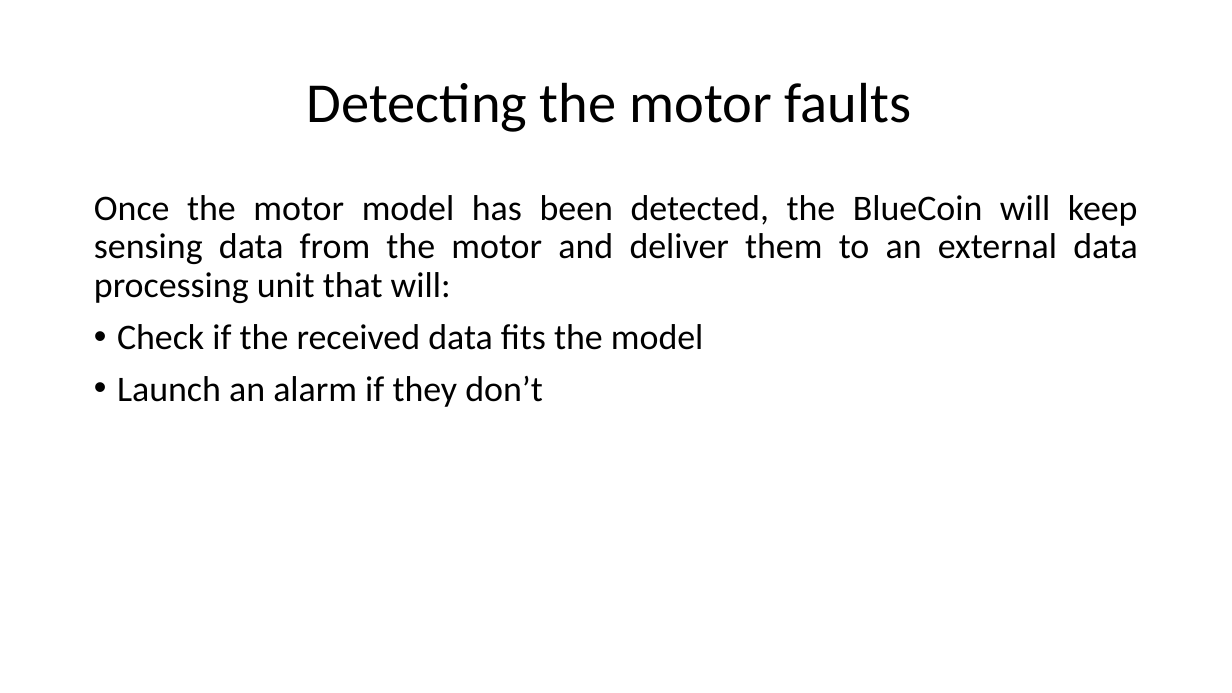
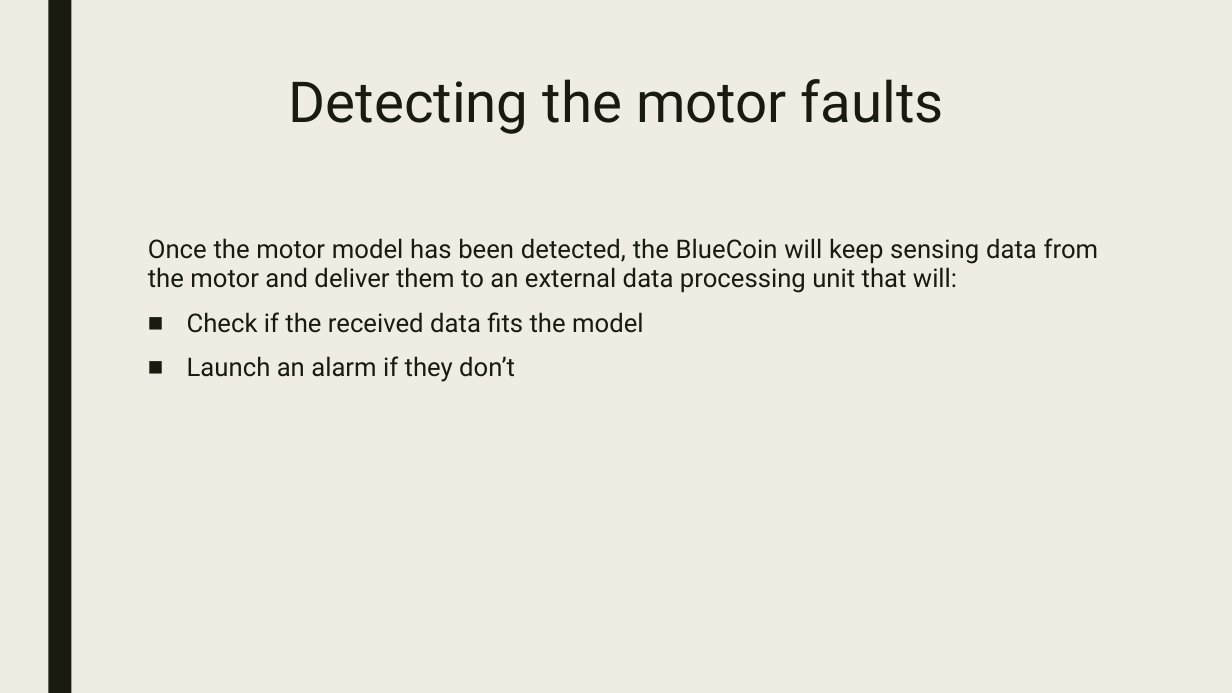
Before and after one commit to urzino/FanMonitoringBlueCoin, a slide deck: slide 7 of Pervasive_presentation_Milestone1_group8.pptx. Drawn at 1232x693 pixels with LibreOffice and Linux fonts; fonts in the diff are those of the drawing. Boxes give left, top, right and bottom in pixels: in the first picture for what was removed or moved away, otherwise in the second. Text is boxed around its words. In the diff, an @@ line names an element or a change of style, - is before the commit and + after.

```diff
--- a/Pervasive_presentation_Milestone1_group8.pptx
+++ b/Pervasive_presentation_Milestone1_group8.pptx
@@ background #FFFFFF to #EFEDE3 @@
@@ rectangle added at (48,0,71,693), fill #191B0E @@
@@ title "Detecting the motor faults": place and size @@
-title "Detecting the motor faults" at (307,82,912,132)
+title "Detecting the motor faults" at (289,79,944,134)
@@ title "Detecting the motor faults" at (289,79,944,134): font Calibri to Roboto, text colour #000000 to #191B0E; line spacing 0.9 to 0.89; vertical alignment middle to top @@
@@ text "Once the motor model has ...": place and size @@
-text "Once the motor model has ..." at (94,195,1138,407)
+text "Once the motor model has ..." at (148,238,1099,382)
@@ text "Once the motor model has ..." at (148,238,1099,382): size 28 to 20 pt, font Calibri to Roboto, text colour #000000 to #191B0E; line spacing 0.9 to 0.94; more space between paragraphs; bullet • to ■ @@
```
Also in this commit, not shown: 10 other slides changed.
